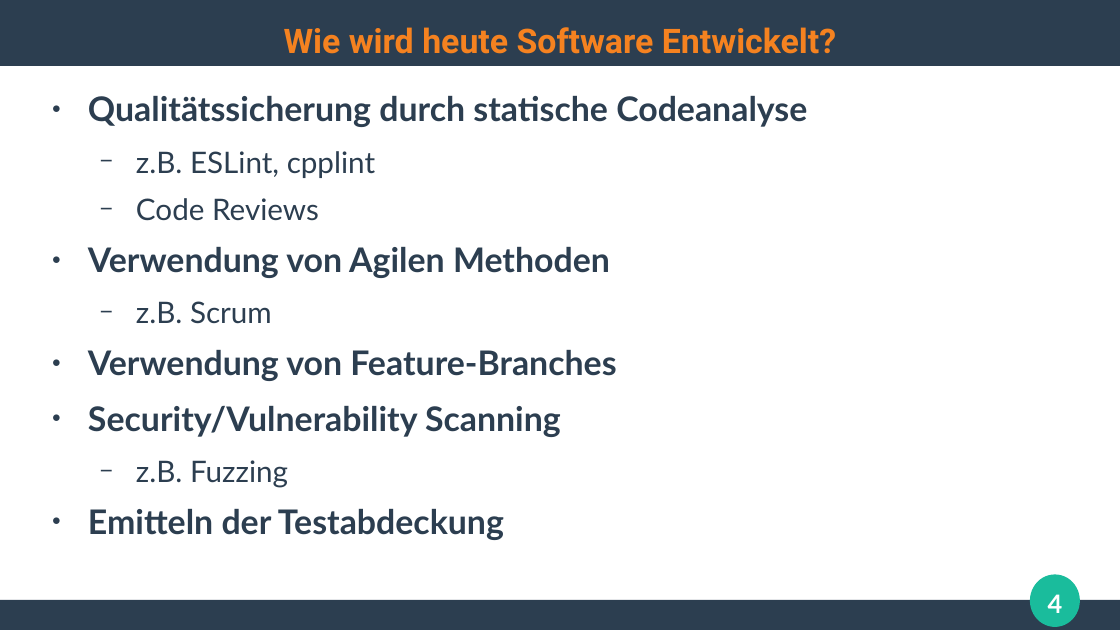
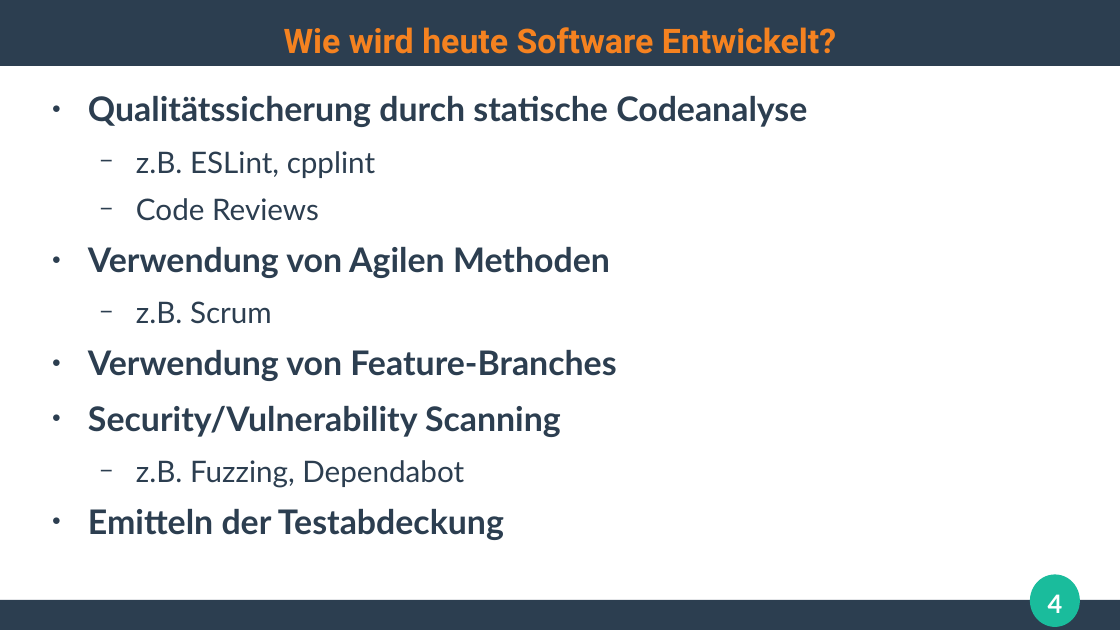
Before and after one commit to ghandmann/HS-AlbSig-WebAnwendungen2, a slide deck: slide 4 of Kapitel/10_ModerneSoftwareentwicklung.odp. Drawn at 1120x630 pixels with LibreOffice and Linux fonts; fonts in the diff are those of the drawing. Boxes give left, top, right and bottom in pixels: in the first picture for what was removed or moved away, otherwise in the second. Text is boxed around its words. In the diff, an @@ line names an element or a change of style, - is before the commit and + after.

```diff
--- a/Kapitel/10_ModerneSoftwareentwicklung.odp
+++ b/Kapitel/10_ModerneSoftwareentwicklung.odp
@@ text at box(136, 460, 464, 488): text changed @@
-  − z.B. Fuzzing
+  − z.B. Fuzzing, Dependabot
```
Also in this commit, not shown: 2 other slides changed.
